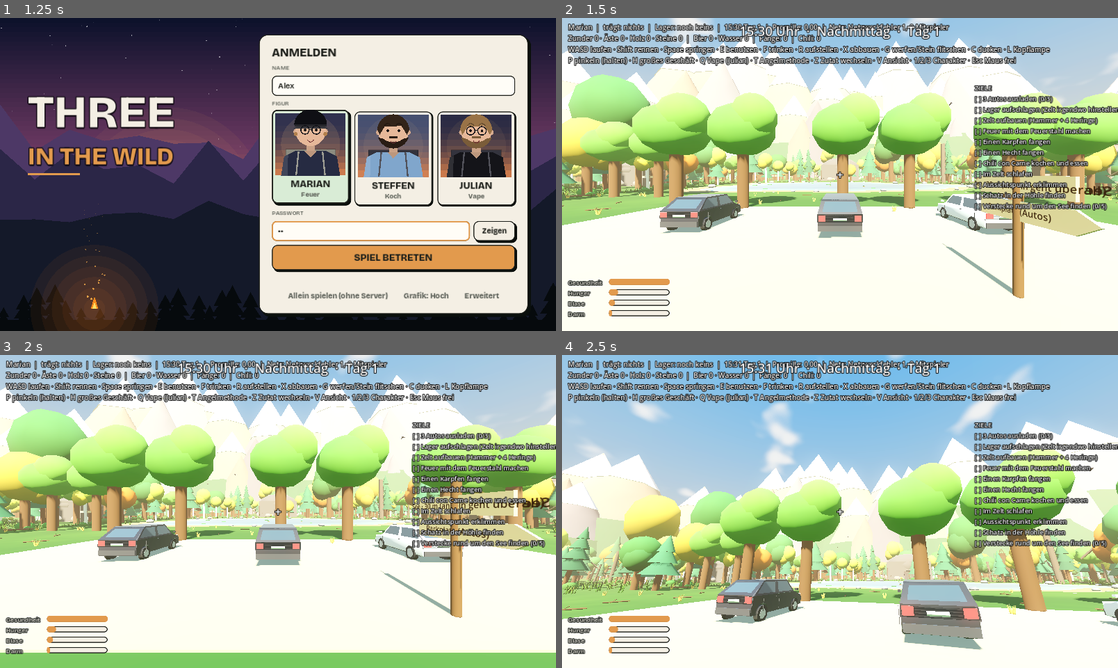
Above: before the commit, frames 1-4 (two rows, left to right).
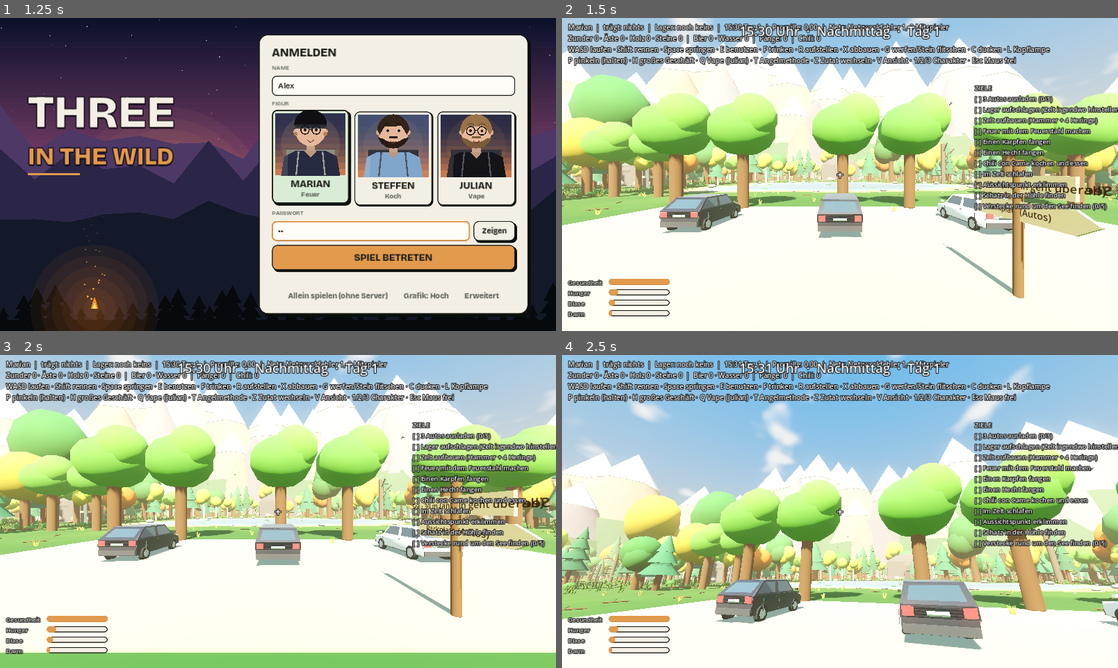
Above: after the commit, the same moments.

Repository: 7ulez/three-in-the-wild
Game: Godot game, scene res://menu.tscn
Same seed, same stepped clock (60 frames per second), same inputs: the game is played once before the commit and once after it.
Inputs (mouse positions are in pixels of both pictures, inside the frame that each line leads up to):
- Up to frame 1 (1.25 s): click (394, 86) at 0.52 s; type "Alex" at 0.6 s; click (372, 230) at 0.75 s; type "12" at 0.83 s
- Up to frame 2 (1.5 s): click "SPIEL BETRETEN" at 1.25 s
- Up to frame 3 (2 s): no input
- Up to frame 4 (2.5 s): tap Enter at 2 s; move the mouse to (867, 511) at 2.02 s; hold W from 2.03 s (still down); tap T at 2.1 s; click (867, 511) at 2.17 s; tap Space at 2.27 s

Frame 1 is identical in both runs. In frame 2, less than 0.1% of the frame differs, in the area x 1-100%, y 39-58%; in frame 3, less than 0.1%; in frame 4, 0.1%, in the area x 3-99%, y 55-73%.

Commit message:
Fix: Jungbäume und tote Bäume schweben nicht mehr (Stamm und Äste angesetzt)
Co-Authored-By: Claude Sonnet 5.5 <noreply@anthropic.com>
Claude-Session: https://claude.ai/code/session_01FicyMBshYtiCihkErSPQQ5

Diff:
--- a/main.gd
+++ b/main.gd
@@ -404,7 +404,7 @@
 	add_child(forest)
 
 	var parts := {}
-	for key in ["bush", "s_trunk", "s_c1", "s_c2", "s_c3", "b_trunk", "b_c1", "b_c2", "l_trunk", "l_c1", "l_c2", "p_trunk", "p_c1", "p_c2", "p_c3", "p_c4", "d_trunk", "d_b1", "d_b2", "sap"]:
+	for key in ["bush", "s_trunk", "s_c1", "s_c2", "s_c3", "b_trunk", "b_c1", "b_c2", "l_trunk", "l_c1", "l_c2", "p_trunk", "p_c1", "p_c2", "p_c3", "p_c4", "d_trunk", "d_b1", "d_b2", "sap", "sap_t"]:
 		parts[key] = {"x": [], "c": []}
 
 	var shape := CylinderShape3D.new()
@@ -433,12 +433,13 @@
 		elif kind < 0.24:
 			# Toter Baum
 			_part(parts, "d_trunk", base, 2.0, Color(0.4, 0.34, 0.28))
-			_part(parts, "d_b1", base * Transform3D(Basis.from_euler(Vector3(0, 0, 0.9)), Vector3.ZERO), 2.9, Color(0.38, 0.32, 0.26), Vector3(0.35, 0, 0))
-			_part(parts, "d_b2", base * Transform3D(Basis.from_euler(Vector3(0.8, 0, -0.5)), Vector3.ZERO), 2.4, Color(0.38, 0.32, 0.26), Vector3(-0.2, 0, 0.3))
+			_branch(parts["d_b1"], base, 2.5, 0.9, 0.0, 0.7, Color(0.38, 0.32, 0.26))
+			_branch(parts["d_b2"], base, 3.1, -0.8, 2.4, 0.6, Color(0.38, 0.32, 0.26))
 		elif kind < 0.34:
 			# Junger Baum
 			var sb := Transform3D(Basis.from_euler(tilt).scaled(Vector3(0.6, 0.6, 0.6)), pos)
-			_part(parts, "sap", sb, 1.2, Color(0.4 + rng.randf() * 0.2, 0.62, 0.2))
+			_part(parts, "sap_t", sb, 0.5, Color(0.4, 0.28, 0.16))
+			_part(parts, "sap", sb, 1.1, Color(0.4 + rng.randf() * 0.2, 0.62, 0.2))
 		elif kind < 0.6:
 			# Fichte
 			var g := rng.randf_range(0.0, 0.08)
@@ -494,10 +495,19 @@
 	_add_multimesh(_cyl_mesh(0.07, 1.4), parts["d_b1"])
 	_add_multimesh(_cyl_mesh(0.06, 1.2), parts["d_b2"])
 	_add_multimesh(_sphere_mesh(0.55), parts["sap"], fol)
+	_add_multimesh(_cyl_mesh(0.06, 1.0), parts["sap_t"])
 
 	var cover_rng := RandomNumberGenerator.new()
 	cover_rng.seed = 4242
 	Scenery.build_ground_cover(self, lake_root, _tree_blocked, cover_rng)
+
+
+## Ast, der unten am Stamm (Höhe y0) ansetzt und schräg nach außen wächst. half = halbe Astlänge.
+func _branch(d: Dictionary, base: Transform3D, y0: float, tilt: float, yaw: float, half: float, color: Color) -> void:
+	var rot := Basis.from_euler(Vector3(0, yaw, 0)) * Basis(Vector3.BACK, tilt)
+	var centre := Vector3(0, y0, 0) + rot * Vector3.UP * half
+	d["x"].append(base * Transform3D(rot, centre))
+	d["c"].append(color)
 
 
 func _part(parts: Dictionary, key: String, base: Transform3D, y: float, color: Color, offset: Vector3 = Vector3.ZERO) -> void:
Not shown, changed: web/index.html
Not shown, changed: web/index.js.gz
Not shown, changed: web/index.pck
Not shown, changed: web/index.pck.gz
Not shown, changed: web/index.wasm.gz
